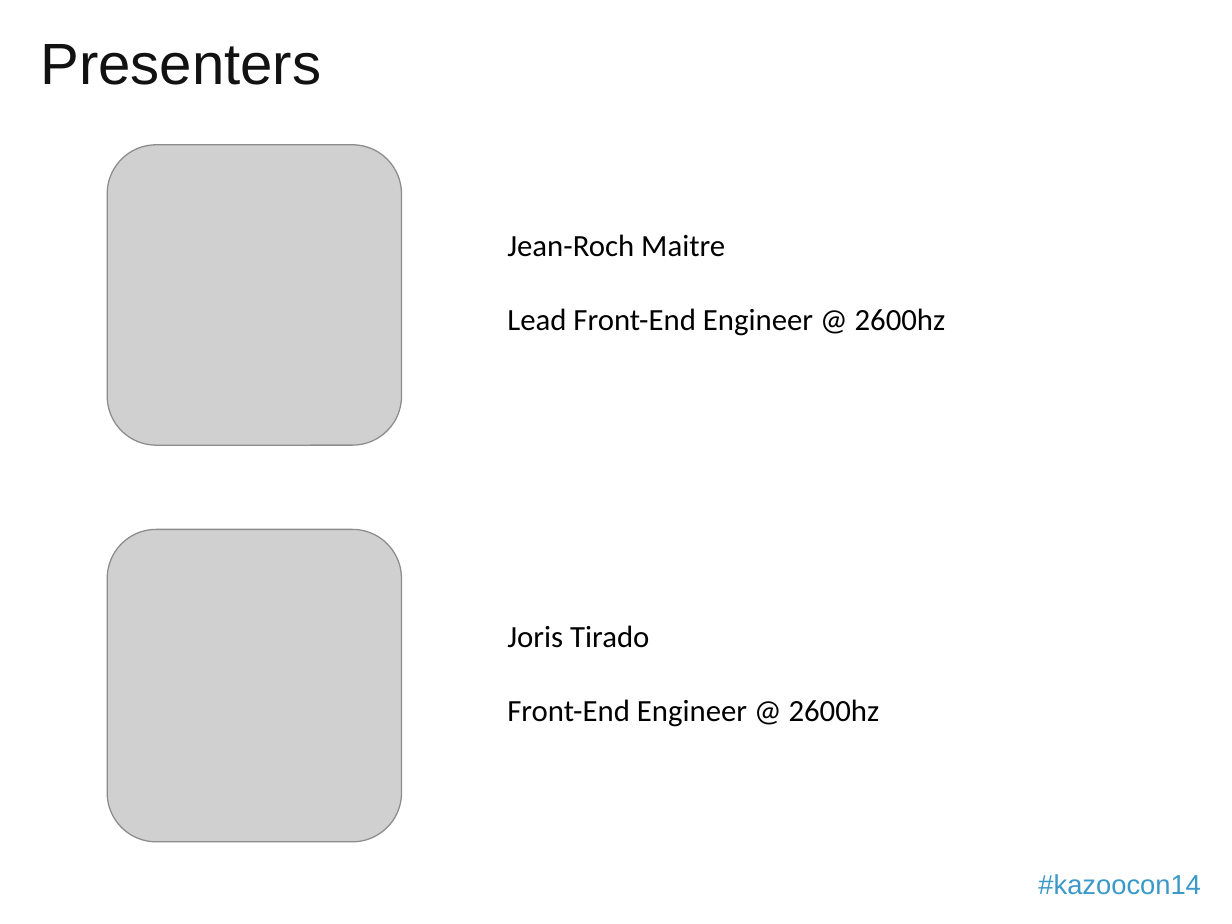
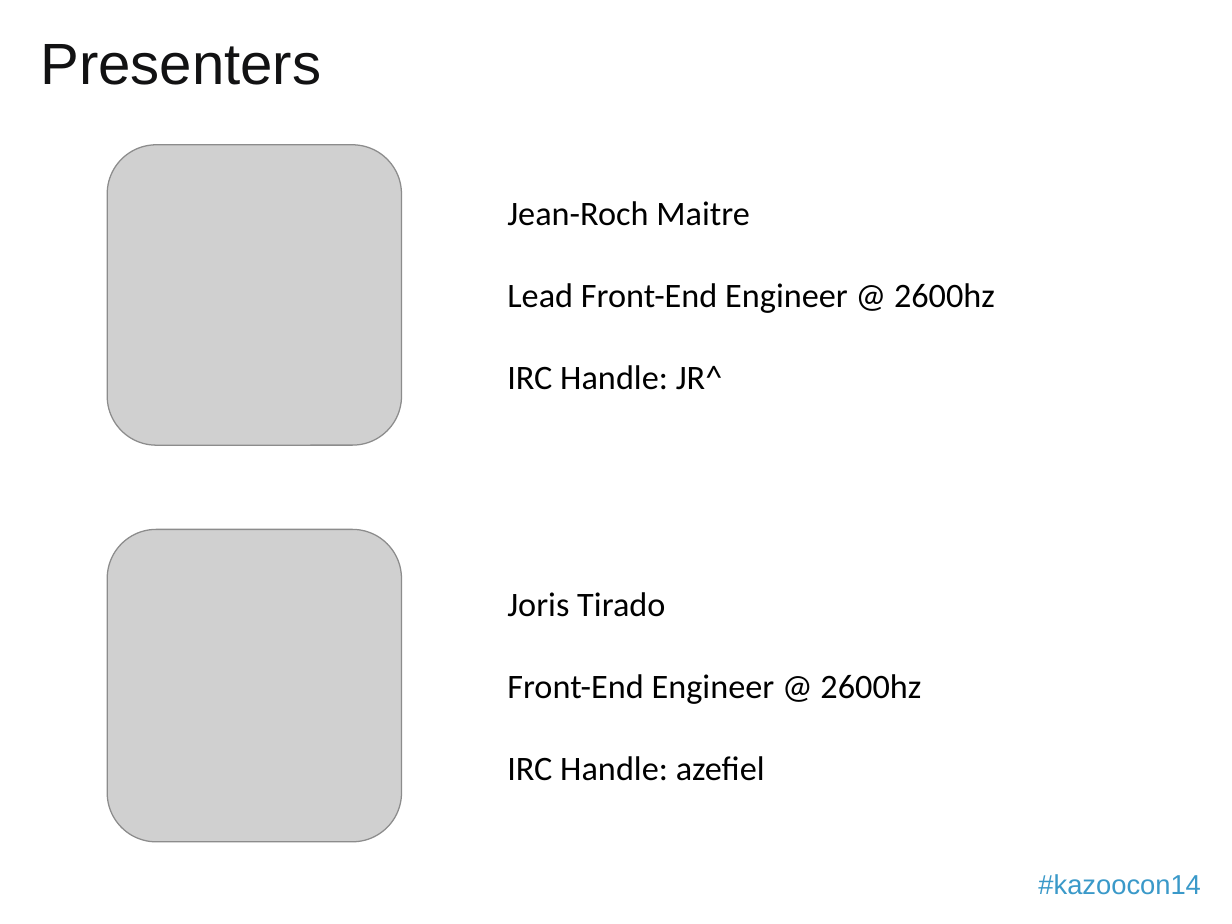
Before and after one commit to 2600hz/monster-ui, a slide deck: slide 2 of apps/demo_done/presentation.pptx. Drawn at 1232x924 pixels with LibreOffice and Linux fonts; fonts in the diff are those of the drawing; grey boxes stand for pictures; background and template pictures are left out. Boxes give left, top, right and bottom in pixels: in the first picture for what was removed or moved away, otherwise in the second. Text is boxed around its words. In the diff, an @@ line names an element or a change of style, - is before the commit and + after.

```diff
--- a/apps/demo_done/presentation.pptx
+++ b/apps/demo_done/presentation.pptx
@@ text "Jean-Roch Maitre": place and size @@
-text "Jean-Roch Maitre" at bbox=[507, 234, 946, 336]
+text "Jean-Roch Maitre" at bbox=[507, 201, 995, 390]
@@ text at bbox=[507, 201, 995, 313]: size 18 to 20 pt in "Jean-Roch Maitre", "Lead Front-End Engineer @ 2600hz"; list level 1 to 2 in "Jean-Roch Maitre"; list level 1 to 2 in "Lead Front-End Engineer @ 2600hz" @@
@@ text at bbox=[507, 365, 723, 390]: paragraph added @@
+  IRC Handle: JR^
@@ text "Joris Tirado": place and size @@
-text "Joris Tirado" at bbox=[507, 625, 880, 727]
+text "Joris Tirado" at bbox=[507, 592, 921, 781]
@@ text at bbox=[507, 592, 921, 704]: size 18 to 20 pt in "Joris Tirado", "Front-End Engineer @ 2600hz"; list level 1 to 2 in "Joris Tirado"; list level 1 to 2 in "Front-End Engineer @ 2600hz" @@
@@ text at bbox=[507, 756, 765, 781]: paragraph added @@
+  IRC Handle: azefiel
```
Also in this commit, not shown: 10 other slides changed.
